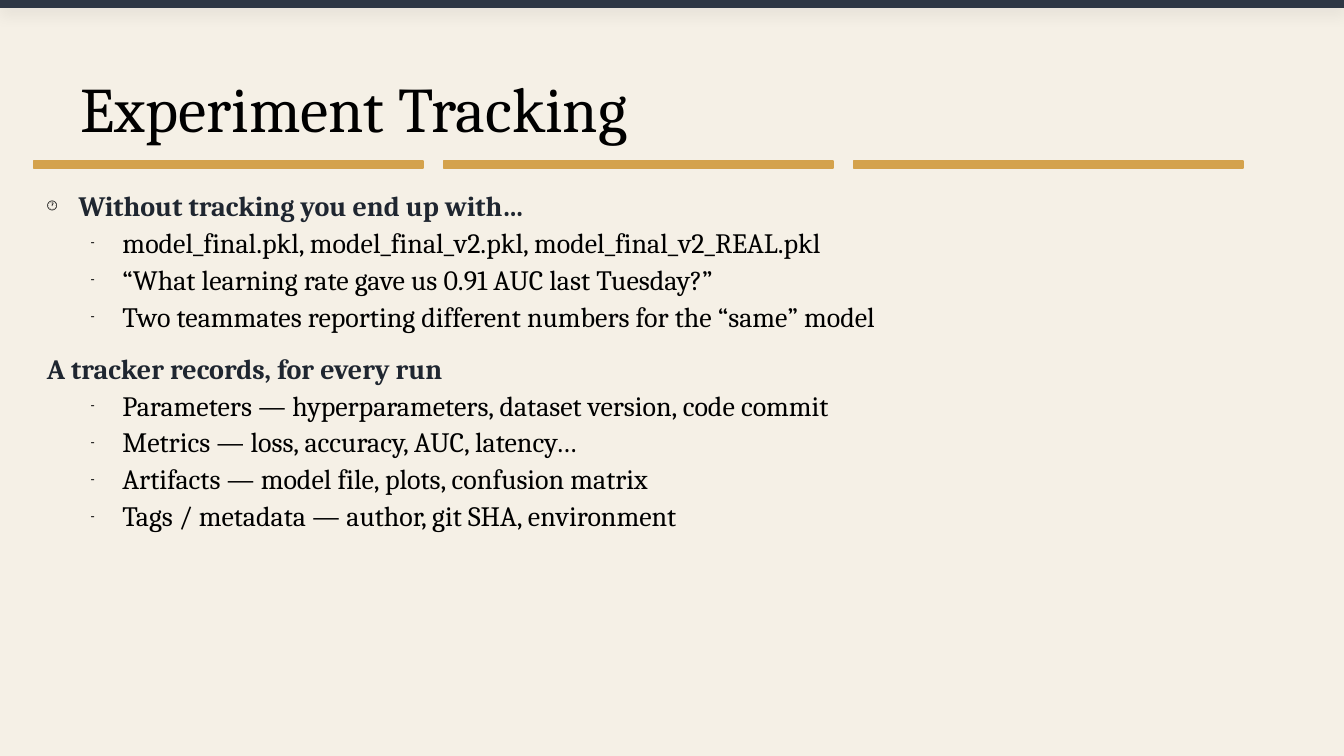
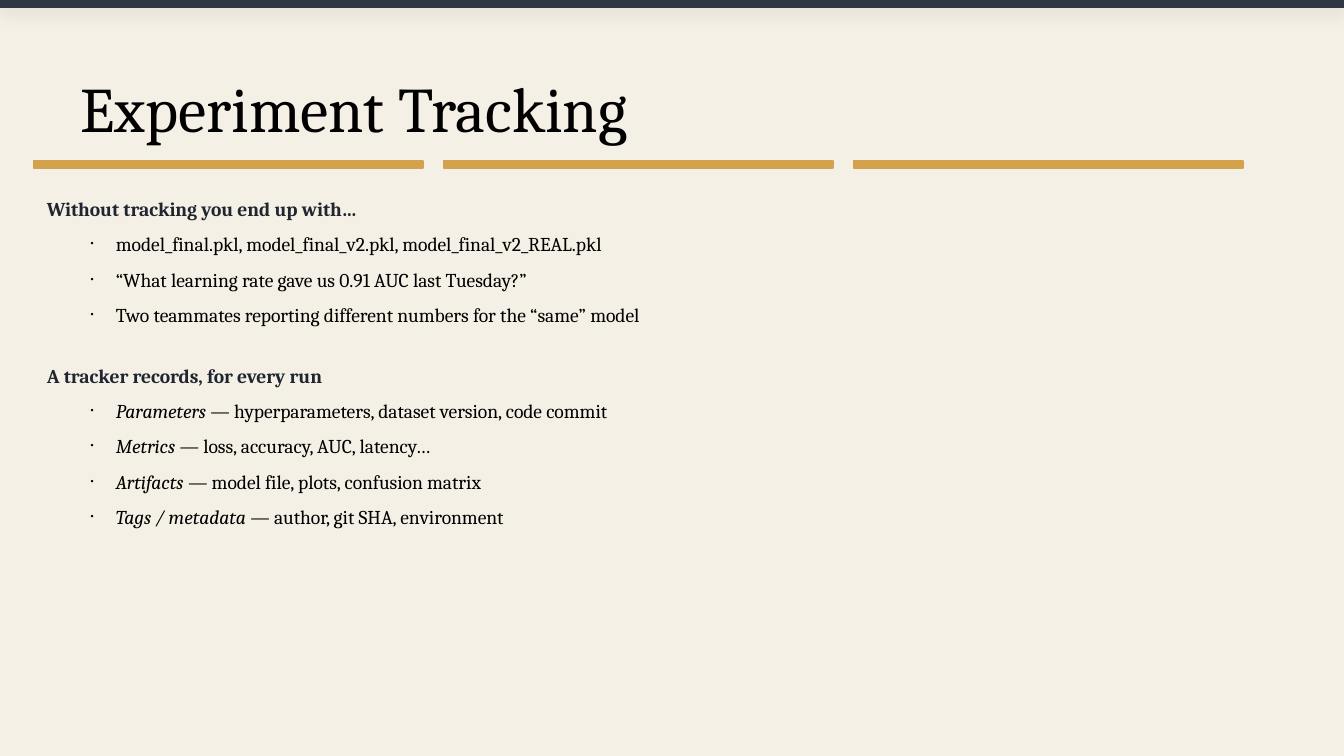
Before and after one commit to davejeon/dsr_ml_ops, a slide deck: slide 19 of day1_slides.pptx (slide 15 before the commit). Drawn at 1344x756 pixels with LibreOffice and Linux fonts; fonts in the diff are those of the drawing. Boxes give left, top, right and bottom in pixels: in the first picture for what was removed or moved away, otherwise in the second. Text is boxed around its words. In the diff, an @@ line names an element or a change of style, - is before the commit and + after.

```diff
--- a/day1_slides.pptx
+++ b/day1_slides.pptx
@@ text "Without tracking you end up ..." at [47,202,639,529]: size 15 to 10.5 pt; italic on in "Parameters", "Metrics", "Artifacts", "Tags / metadata"; bullet 🕐 to none; line spacing 1.1 to 1.5; bullet - to • @@
```
Also in this commit, not shown: 10 other slides changed, 19 slides added, 3 slides removed, 3 other files.
